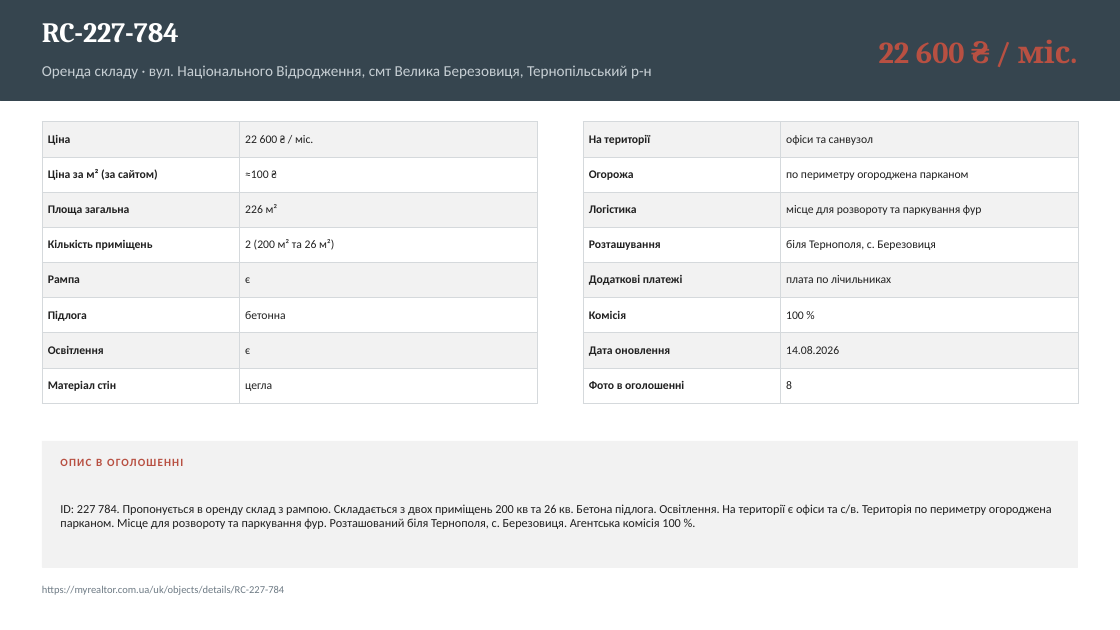
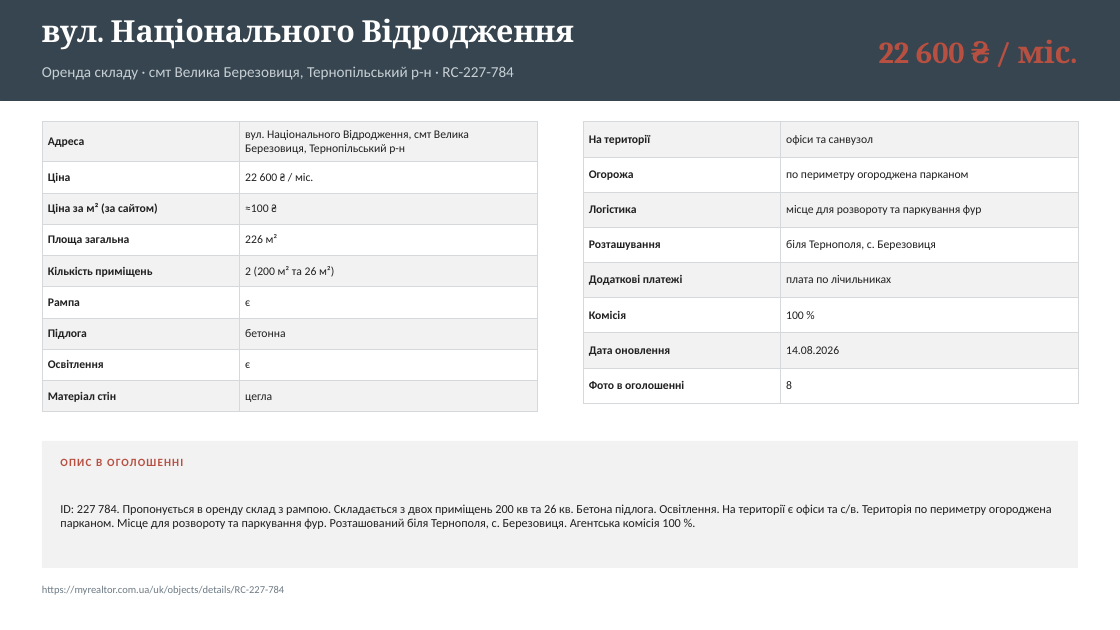
Before and after one commit to IllyaChaplygin/Chaplygin-Illya, a slide deck: slide 15 of Sklady-Ternopil-4-obiekty.pptx. Drawn at 1120x630 pixels with LibreOffice and Linux fonts; fonts in the diff are those of the drawing. Boxes give left, top, right and bottom in pixels: in the first picture for what was removed or moved away, otherwise in the second. Text is boxed around its words. In the diff, an @@ line names an element or a change of style, - is before the commit and + after.

```diff
--- a/Sklady-Ternopil-4-obiekty.pptx
+++ b/Sklady-Ternopil-4-obiekty.pptx
@@ text at [42, 18, 574, 50]: text changed; size 24 to 26 pt @@
-RC-227-784
+вул. Національного Відродження
@@ text at [42, 66, 513, 80]: text changed @@
-Оренда складу · вул. Національного Відродження, смт Велика Березовиця, Тернопільський р-н
+Оренда складу · смт Велика Березовиця, Тернопільський р-н · RC-227-784
@@ table at [42, 122, 538, 406] @@
+row 1: Адреса | вул. Національного Відродження, смт Велика Березовиця, Тернопільський р-н
```
Also in this commit, not shown: 16 other slides changed.
